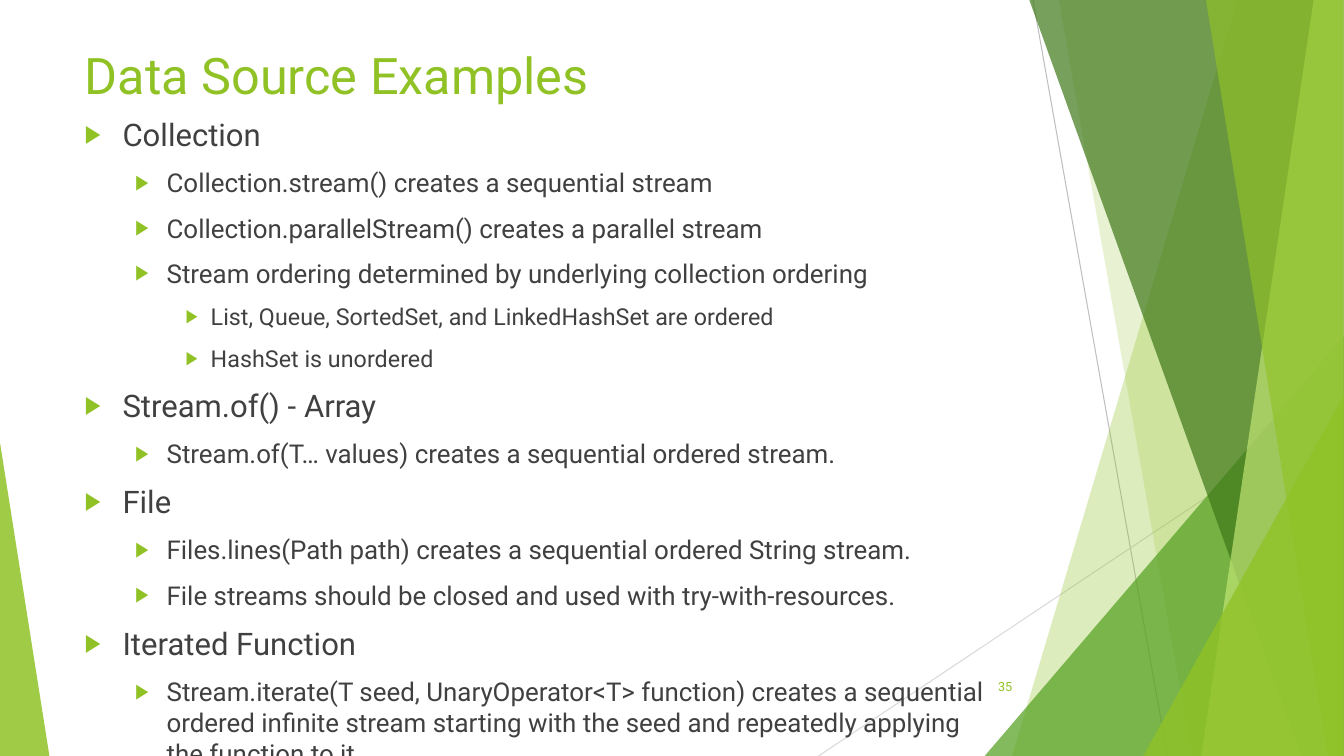
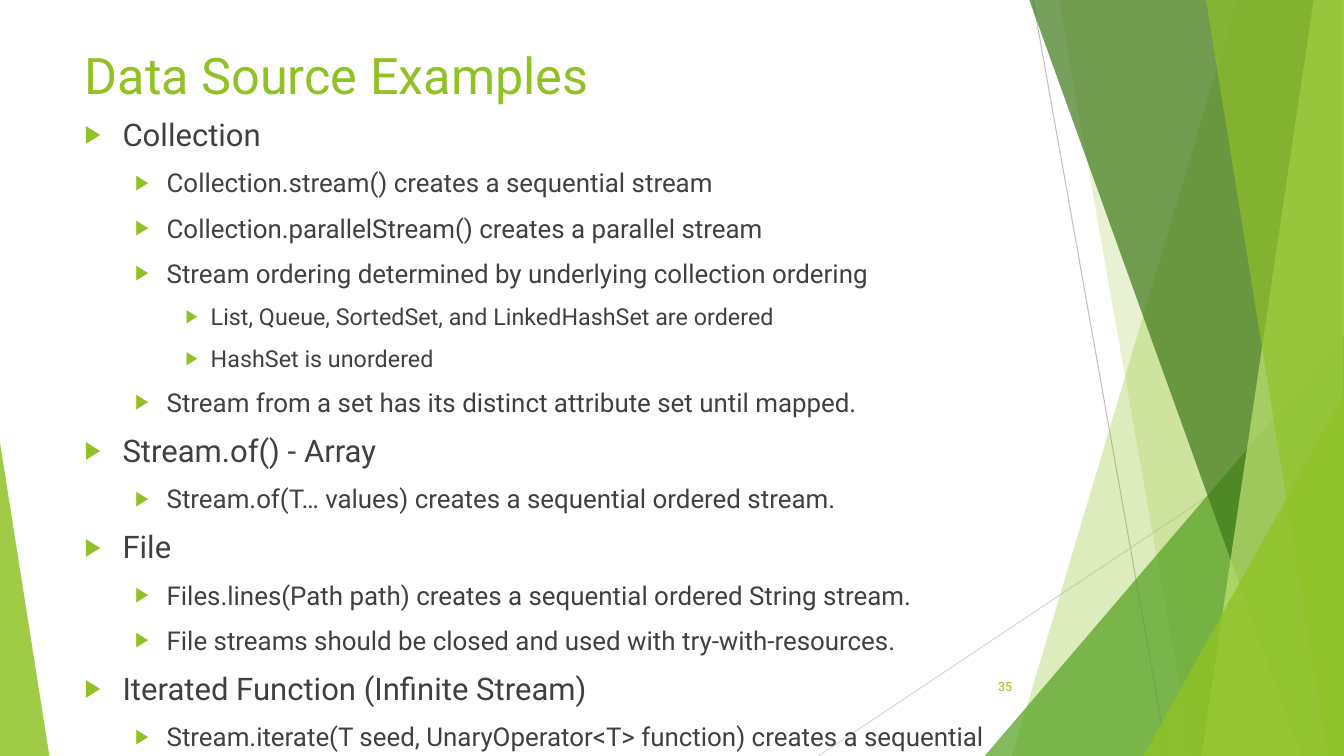
Before and after one commit to RichardRoda/2017-CodePaLOUsa-Lambda, a slide deck: slide 35 of Learning to Love the Lambda in the Stream.pptx. Drawn at 1344x756 pixels with LibreOffice and Linux fonts; fonts in the diff are those of the drawing. Boxes give left, top, right and bottom in pixels: in the first picture for what was removed or moved away, otherwise in the second. Text is boxed around its words. In the diff, an @@ line names an element or a change of style, - is before the commit and + after.

Commit message:
Improve discussion of the distinct topic by grouping the data source examples, map, and distinct slides one after the other.  These are the three slides that mention the topic and can influence distinctness of a stream.

```diff
--- a/Learning to Love the Lambda in the Stream.pptx
+++ b/Learning to Love the Lambda in the Stream.pptx
@@ text at [123, 392, 856, 469]: paragraph added @@
+  ▶ Stream from a set has its distinct attribute set until mapped.
@@ text at [123, 675, 983, 752]: text changed @@
-▶ Iterated Function
-  ▶ Stream.iterate(T seed, UnaryOperator<T> function) creates a sequential ordered infinite stream starting with the seed and repeatedly applying the function to it.
+▶ Iterated Function (Infinite Stream)
+  ▶ Stream.iterate(T seed, UnaryOperator<T> function) creates a sequential ordered infinite stream.
```
Also in this commit, not shown: 3 other slides changed, 1 other file.
